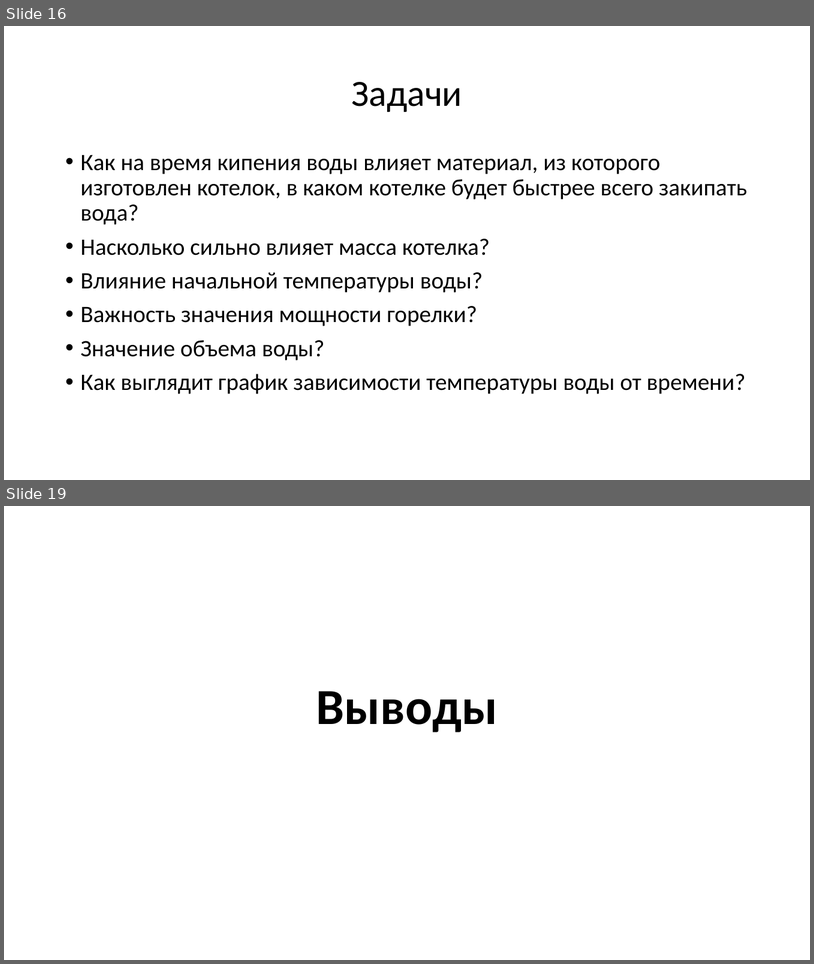
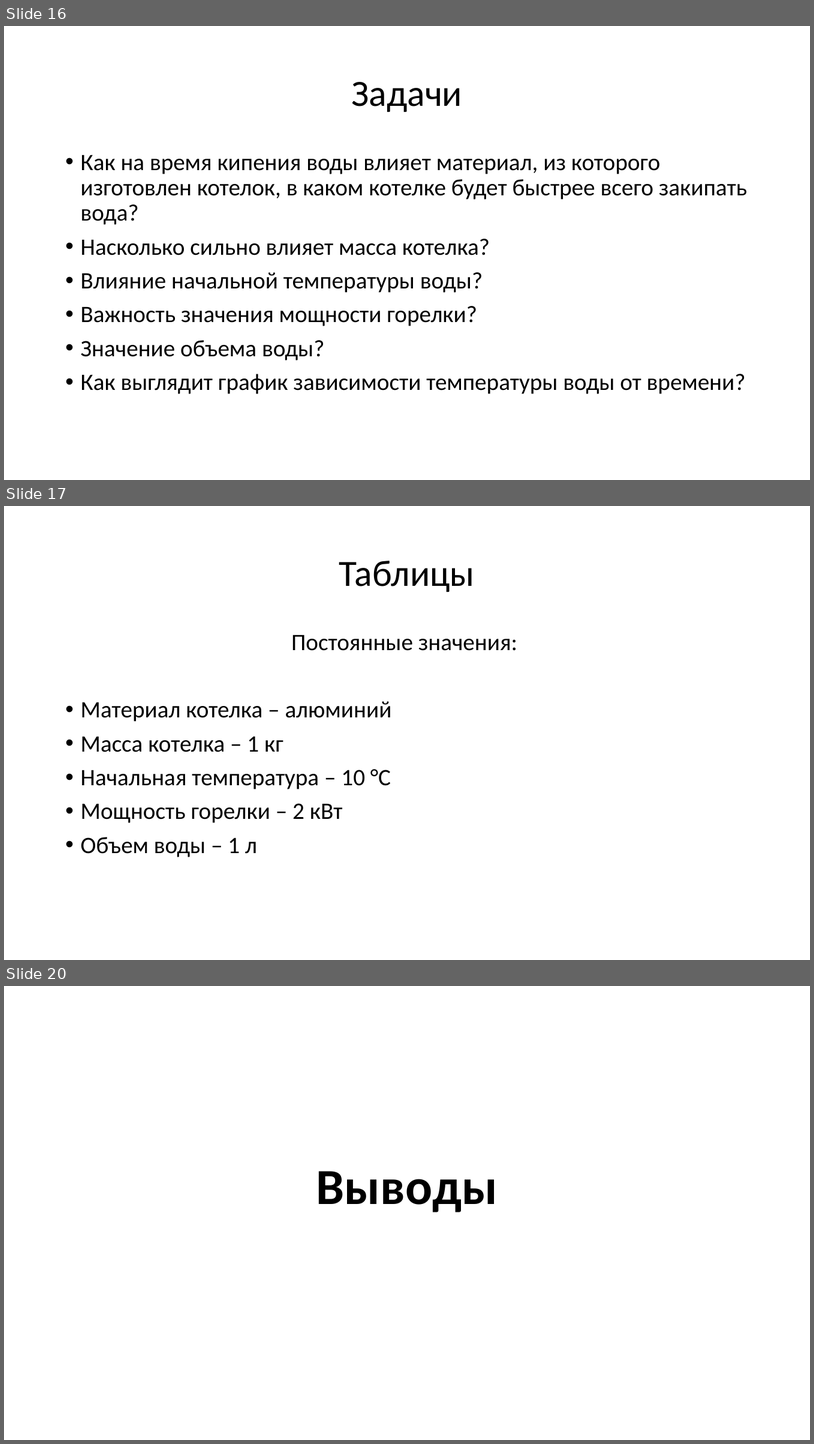
Before and after one commit to cherenuk/modeling, a slide deck: info/Моделирование.pptx. Shown one above the other, each under a label of ours: slides 16 and 19 before the commit, slides 16, 17 and 20 after it; the slides between them are not shown. The pictures are 814x964 and 814x1444 pixels, drawn with LibreOffice and Linux fonts; fonts in the diff are those of the drawing; background and template pictures are left out. Boxes give left, top, right and bottom in pixels: in the first picture for what was removed or moved away, otherwise in the second. Text is boxed around its words. In the diff, an @@ line names an element or a change of style, - is before the commit and + after.

```diff
--- a/info/Моделирование.pptx
+++ b/info/Моделирование.pptx
@@ slide 17 added at (4,506,810,960), background picture (left out) @@
@@ title added at (339,561,475,592), 44 pt, text #000000 @@
+Таблицы
@@ text added at (81,635,518,857), 28 pt, text #000000 @@
+Постоянные значения:
+• Материал котелка – алюминий
+• Масса котелка – 1 кг
+• Начальная температура – 10 °C
+• Мощность горелки – 2 кВт
+• Объем воды – 1 л
@@ what was slide 19 is now slide 20 @@
```
Also in this commit, not shown: 2 slides changed, 1 other slide added, 1 slide removed.
